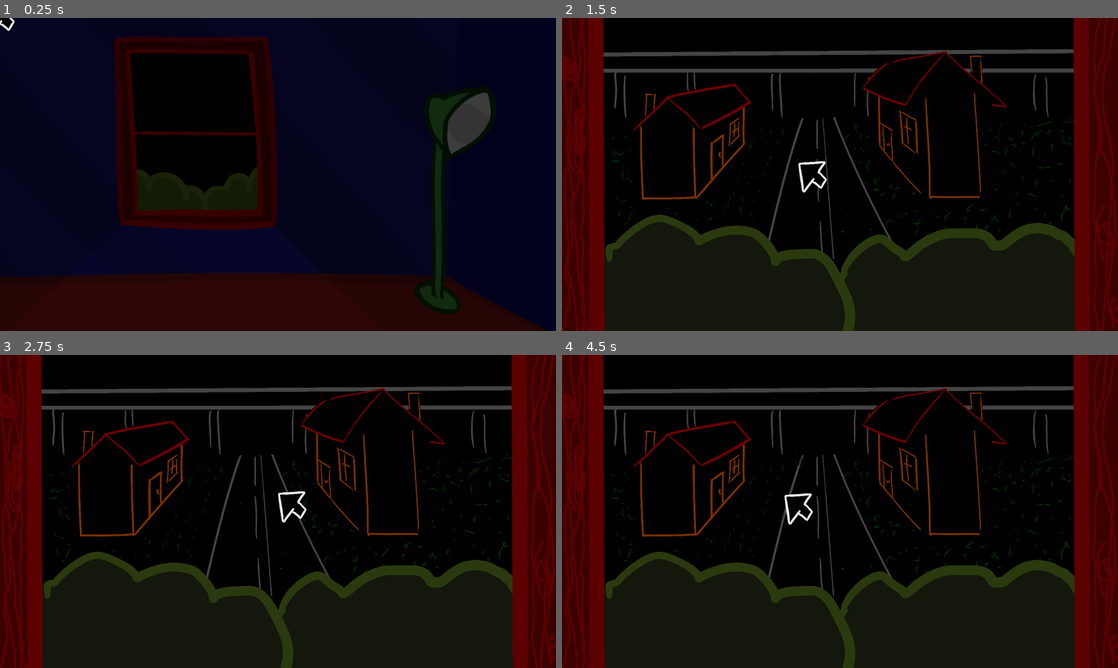
Above: before the commit, frames 1-4 (two rows, left to right).
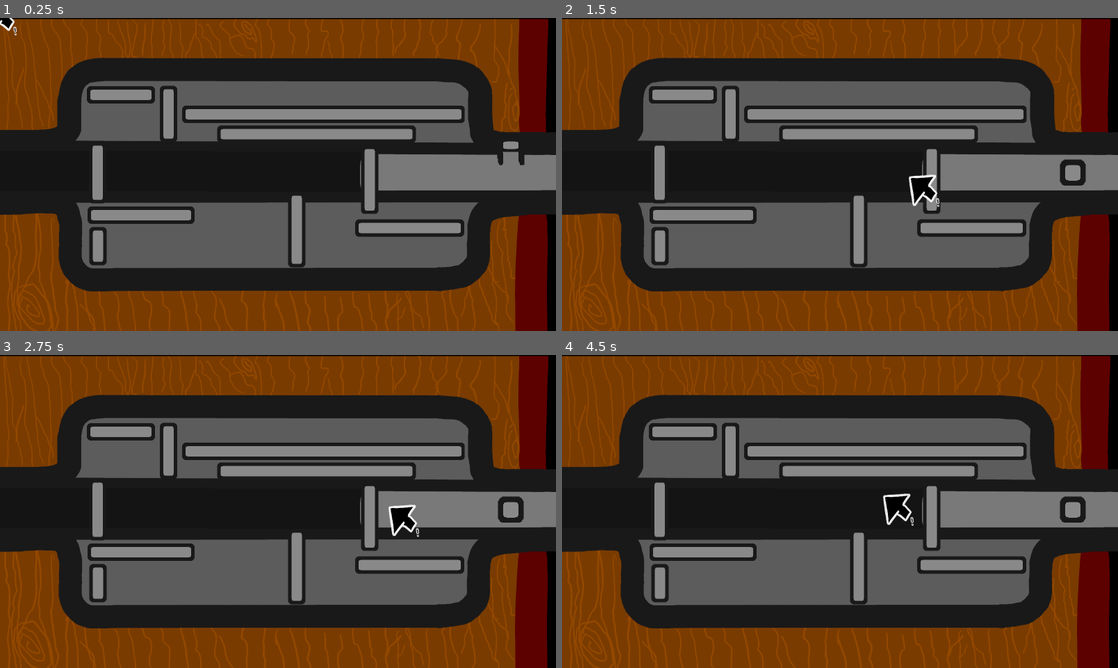
Above: after the commit, the same moments.

Repository: MarmadileManteater/Carbuncle-Game
Game: Godot game, scene res://scenes/global/global.tscn
Two runs of this game, one before a commit and one after it. Both use one fixed random seed, a clock stepped at 60 frames per second and the inputs below.
Inputs (mouse positions are in pixels of both pictures, inside the frame that each line leads up to):
- Up to frame 1 (0.25 s): no input
- Up to frame 2 (1.5 s): move the mouse to (962, 158) at 0.52 s; click (962, 158) at 0.67 s; tap Enter at 1.25 s; move the mouse to (812, 174) at 1.27 s; click (812, 174) at 1.42 s
- Up to frame 3 (2.75 s): tap Space at 2 s; move the mouse to (289, 505) at 2.02 s; click (289, 505) at 2.17 s
- Up to frame 4 (4.5 s): tap Enter at 2.75, 4.25 s; move the mouse to (834, 517) at 2.77 s; click (834, 517) at 2.92 s; tap Space at 3.5 s; move the mouse to (878, 514) at 3.52 s; click (878, 514) at 3.67 s; move the mouse to (795, 508) at 4.27 s; click (795, 508) at 4.42 s

The runs differ from the first frame. In frame 1, 71% of the frame differs, in the area x 0-100%, y 0-100%; in frame 2, 84%; in frame 3, 84%; in frame 4, 85%.

Commit message:
Completed lock_puzzle_3, added Speech sfx, added loop and tempo to necessary audio tracks

Diff:
--- a/project/scenes/global/global.tscn
+++ b/project/scenes/global/global.tscn
@@ -5,6 +5,6 @@
 
 [node name="Global" type="Node2D" unique_id=127505025]
 script = ExtResource("1_bhh4k")
-starting_scene = "room_with_window"
+starting_scene = "lock_puzzle_3"
 
 [node name="Cursor" parent="." unique_id=1794911752 instance=ExtResource("2_pht4f")]
--- a/project/scenes/lock_puzzle_3/lock_puzzle_3.tscn
+++ b/project/scenes/lock_puzzle_3/lock_puzzle_3.tscn
@@ -11,21 +11,51 @@
 [node name="LockPuzzle" parent="." unique_id=1173022754 instance=ExtResource("2_kslug")]
 
 [node name="PuzzlePiece" parent="LockPuzzle" unique_id=1614769464 instance=ExtResource("3_kslug")]
-position = Vector2(1071, 443)
+position = Vector2(1064, 465)
 rotation = 1.5707964
-length = 201
+length = 165
 direction = 1
 
-[node name="PuzzlePiece2" parent="LockPuzzle" unique_id=386532537 instance=ExtResource("3_kslug")]
-position = Vector2(943, 289)
-length = 762
+[node name="PuzzlePiece2" parent="LockPuzzle" unique_id=756104530 instance=ExtResource("3_kslug")]
+position = Vector2(1179, 604)
+length = 282
 
-[node name="PuzzlePiece3" parent="LockPuzzle" unique_id=388091480 instance=ExtResource("3_kslug")]
-position = Vector2(937, 597)
-length = 435
+[node name="PuzzlePiece3" parent="LockPuzzle" unique_id=786562486 instance=ExtResource("3_kslug")]
+position = Vector2(911, 334)
+length = 540
 
-[node name="PuzzlePiece4" parent="LockPuzzle" unique_id=421219090 instance=ExtResource("3_kslug")]
-position = Vector2(509, 311)
+[node name="PuzzlePiece4" parent="LockPuzzle" unique_id=862415611 instance=ExtResource("3_kslug")]
+position = Vector2(485, 276)
 rotation = 1.5707964
-length = 200
+length = 130
 direction = 1
+
+[node name="PuzzlePiece5" parent="LockPuzzle" unique_id=26397339 instance=ExtResource("3_kslug")]
+position = Vector2(281, 445)
+rotation = 1.5707964
+length = 144
+direction = 1
+
+[node name="PuzzlePiece6" parent="LockPuzzle" unique_id=1866840642 instance=ExtResource("3_kslug")]
+position = Vector2(348, 221)
+length = 164
+
+[node name="PuzzlePiece7" parent="LockPuzzle" unique_id=374982906 instance=ExtResource("3_kslug")]
+position = Vector2(406, 567)
+length = 276
+
+[node name="PuzzlePiece8" parent="LockPuzzle" unique_id=1458399807 instance=ExtResource("3_kslug")]
+position = Vector2(282, 656)
+rotation = 1.5707964
+length = 78
+direction = 1
+
+[node name="PuzzlePiece9" parent="LockPuzzle" unique_id=1696117590 instance=ExtResource("3_kslug")]
+position = Vector2(854, 609)
+rotation = 1.5707964
+length = 184
+direction = 1
+
+[node name="PuzzlePiece10" parent="LockPuzzle" unique_id=1548873244 instance=ExtResource("3_kslug")]
+position = Vector2(931, 277)
+length = 781
--- a/project/scenes/puzzle_piece/puzzle_piece.gd
+++ b/project/scenes/puzzle_piece/puzzle_piece.gd
@@ -3,7 +3,7 @@
 
 class_name PuzzlePiece
 
-const SLIDE_NOISE_THRESHOLD = 8
+const SLIDE_NOISE_THRESHOLD = 6
 
 signal click
 signal unclick
Not shown, added: project/assets/music/Chaos.ogg.import
Not shown, added: project/assets/music/Ending.ogg.import
Not shown, added: project/assets/music/Game Over.ogg.import
Not shown, added: project/assets/music/Phase 1.ogg.import
Not shown, added: project/assets/music/Phase 2.ogg.import
Not shown, added: project/assets/music/Phase 3.ogg.import
Not shown, added: project/assets/music/Phase 4.ogg.import
Not shown, added: project/assets/music/Phase 5.ogg.import
Not shown, added: project/assets/music/Phase 6.ogg.import
Not shown, added: project/assets/music/Transition 1.ogg.import
Not shown, added: project/assets/music/Transition 2.ogg.import
Not shown, added: project/assets/music/Transition 3.ogg.import
(and 5 more such lines)
